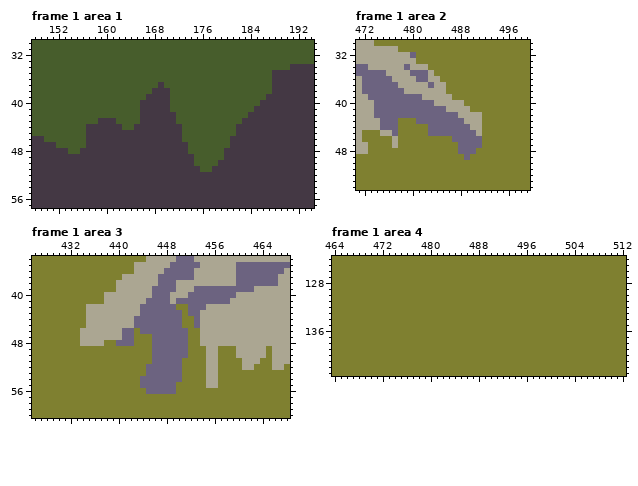
File history of a pixel-art file, mapa/mapa02.aseprite. Above is the file before it was changed.
1280x720 pixels, 3 frames. Colours within 5 levels of each other are drawn and written as one. Shown: frame 1 area 1: x 148..194, y 30..57; frame 1 area 2: x 471..499, y 30..54; frame 1 area 3: x 426..468, y 34..60; frame 1 area 4: x 464..512, y 124..143. The commit also changed other frames or places, which this record leaves out.
And afterwards:
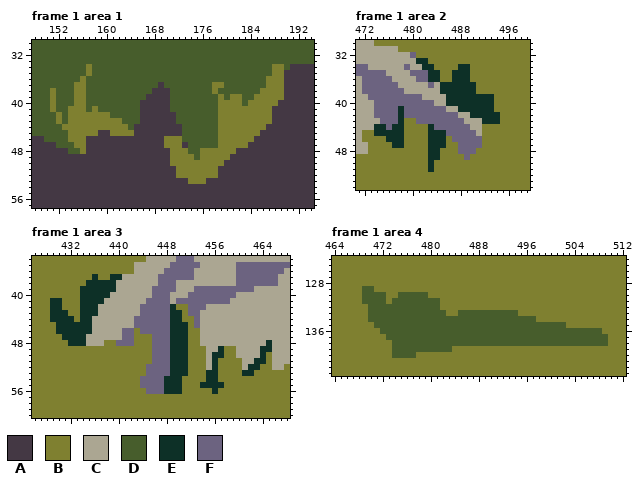
Palette (. is transparent): A #443844  B #7f8030  C #aba692  D #475d2c  E #0d3027  F #6c6380
Commit message: animacja wody etap 0 tamy
Change:
Changed rows in their new state; - is an unchanged pixel.
Frame 1 area 1, layer "tlo rzeka etap 0":
first column x 151:
34 ------B------------------------------BB
35 ------B------------------------------BB
36 -----B------------------------------BBB
37 ----BB---------------------BB-------BBB
38 B---BB---------------------B-------BBBB
39 B---BB----------------------B-BB--BBBBB
40 B---BB----------------------BBBB-BBBBB-
41 B--BBB-B--------------------BBBBBBBBB--
42 -B-BBBBBBB------------------BBBBBBBBB--
43 -B-BBBBBBBBB----------------BBBBBBBBB--
44 --BBBBBBBBBBB---------------BBBBBBBB---
45 ---BBBBB--BBBB--------------BBBBBBB----
46 ---BBB-------------BBB------BBBBBB-----
47 ----BB-------------BBB------BBBBB------
48 -----B--------------BBB--BBBBBB--------
49 --------------------BBBB-BBBBB---------
50 --------------------BBBBBBBBB----------
51 ---------------------BBBBBBB-----------
52 ---------------------BBBBBBB-----------
53 -----------------------BBB-------------
Frame 1 area 2, layer "tlo rzeka etap 0":
first column x 474:
33 -------EE------------
34 --------EE----EE-----
35 ---------EE--EEE-----
36 ---------EE--EEE-----
37 -----------EEEEEE----
38 -----------EEEEEE----
39 ------------EEEEEEEE-
40 ------------EEEEEEEE-
41 ----E---------EEEEEE-
42 ----E-----------EEEEE
43 ----E-------------EEE
44 EE-EE----E-----------
45 EEEEE----EEE---------
46 --EEE----EEE---------
47 ---EE----EEE---------
48 ---------EE----------
49 ---------EE----------
50 ---------E-----------
51 ---------E-----------
Frame 1 area 3, layer "tlo rzeka etap 0":
first column x 429:
37 -------E--EE-------------------------
38 ------EEEEE--------------------------
39 -----EEEEEE--------------------------
40 -----EEEEE---------------------------
41 EE---EEEE----------------------------
42 EE---EEE------------E----------------
43 EEE--EEE------------EE---------------
44 EEEE-EE-------------EE---------------
45 -EEEEEE-------------EEE--------------
46 -EEEEEE-------------EEE--------------
47 --EEEE--------------EEE--------------
48 ---EEE--------------EEE-------------E
49 --------------------EEE-----E------EE
50 --------------------EEE----EE------E-
51 --------------------EEE----E------EE-
52 --------------------EEE----E-----EE--
53 --------------------EEE---EE----EE---
54 -------------------EEE----EE---------
55 -------------------EEE---EEEE--------
56 -------------------EEE-----E---------
Frame 1 area 4, layer "tlo rzeka etap 0":
first column x 469:
129 DD---------------------------------------
130 DDDD--DDDDD------------------------------
131 DDDD-DDDDDDDD----------------------------
132 -DDDDDDDDDDDD----------------------------
133 -DDDDDDDDDDDDD--DDDDDDDDDD---------------
134 -DDDDDDDDDDDDDDDDDDDDDDDDDDDD------------
135 --DDDDDDDDDDDDDDDDDDDDDDDDDDDDDDDD-------
136 ---DDDDDDDDDDDDDDDDDDDDDDDDDDDDDDDDDDDDD-
137 ----DDDDDDDDDDDDDDDDDDDDDDDDDDDDDDDDDDDDD
138 -----DDDDDDDDDDDDDDDDDDDDDDDDDDDDDDDDDDDD
139 -----DDDDDDDDDD--------------------------
140 -----DDDD--------------------------------
Where, in picture pixels (left, top, right, bottom), the same in both pictures:
changed: (50, 64, 134, 154)
changed: (164, 64, 284, 184)
changed: (416, 58, 500, 172)
changed: (374, 106, 404, 148)
changed: (50, 274, 122, 346)
changed: (164, 304, 272, 394)
changed: (362, 286, 608, 358)
